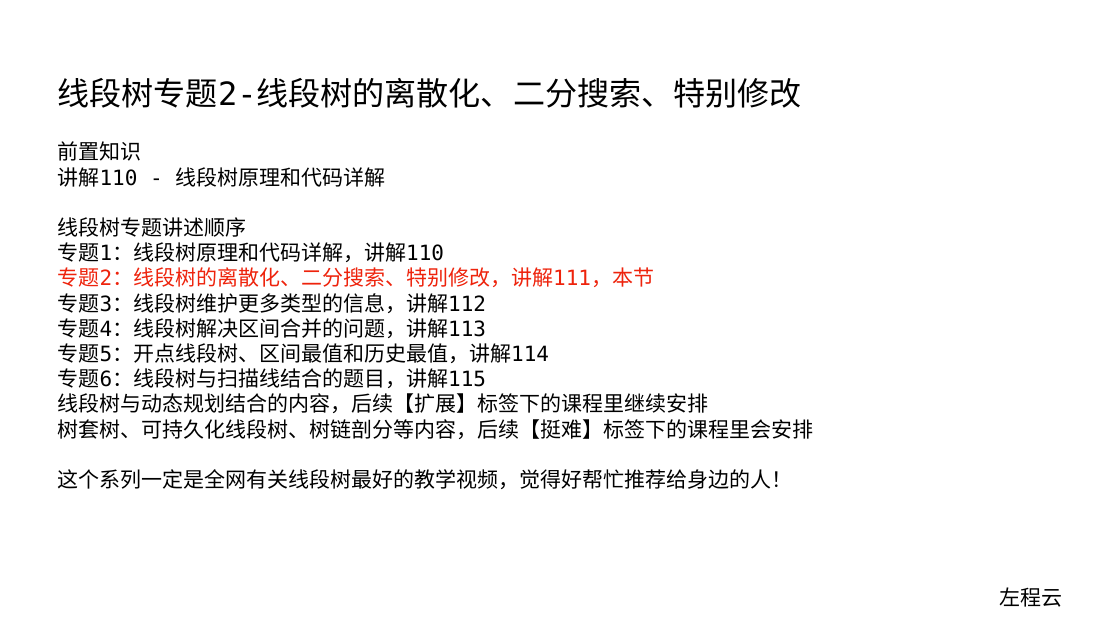
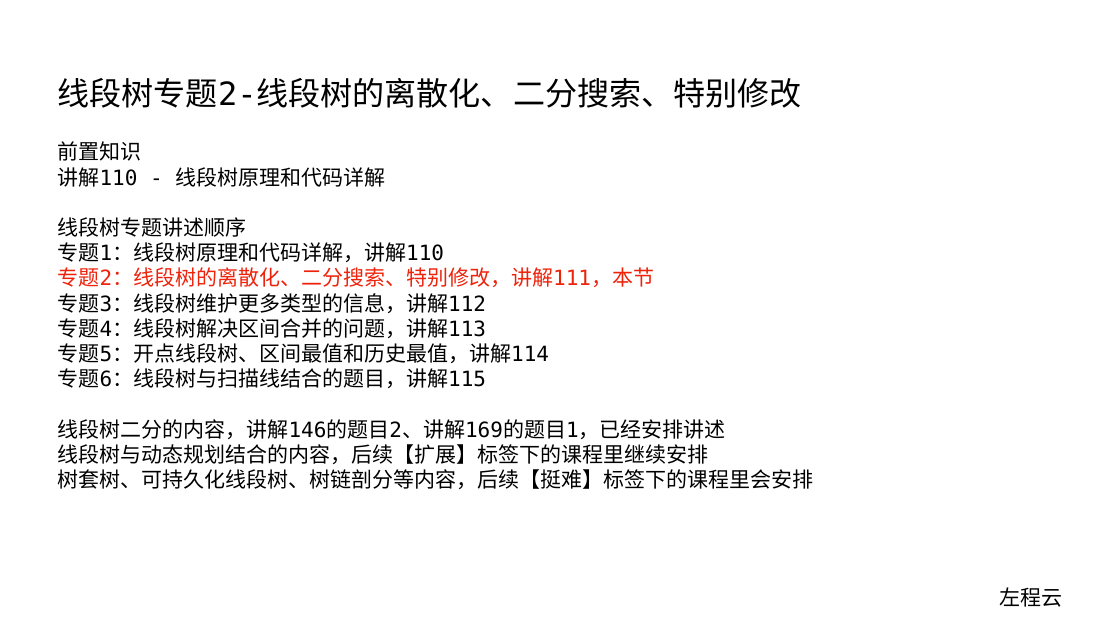
Before and after one commit to algorithmzuo/algorithm-journey, a slide deck: slide 1 of ppt/算法讲解111【扩展】线段树专题2-线段树的离散化、二分搜索、特别修改.pptx. Drawn at 1120x630 pixels with LibreOffice and Linux fonts; fonts in the diff are those of the drawing. Boxes give left, top, right and bottom in pixels: in the first picture for what was removed or moved away, otherwise in the second. Text is boxed around its words. In the diff, an @@ line names an element or a change of style, - is before the commit and + after.

```diff
--- a/ppt/算法讲解111【扩展】线段树专题2-线段树的离散化、二分搜索、特别修改.pptx
+++ b/ppt/算法讲解111【扩展】线段树专题2-线段树的离散化、二分搜索、特别修改.pptx
@@ text at [58, 419, 726, 439]: paragraph added @@
+线段树二分的内容，讲解146的题目2、讲解169的题目1，已经安排讲述
@@ text at [58, 469, 793, 489]: paragraph removed @@
-这个系列一定是全网有关线段树最好的教学视频，觉得好帮忙推荐给身边的人！
```
Also in this commit, not shown: 7 other files.
